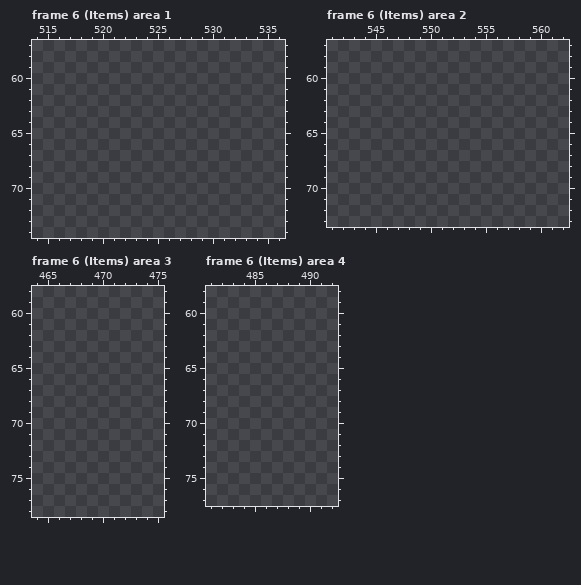
Two versions of one pixel-art file, Assets/Aseprite Files/Tower Tiles.aseprite. Above: the version before the commit.
640x360 pixels, 17 frames. Colours within 5 levels of each other are drawn and written as one. Shown: frame 6 (Items) area 1: x 514..536, y 57..74; frame 6 (Items) area 2: x 541..562, y 57..73; frame 6 (Items) area 3: x 464..475, y 58..78; frame 6 (Items) area 4: x 481..492, y 58..77. The commit also changed other frames or places, which this record leaves out.
After:
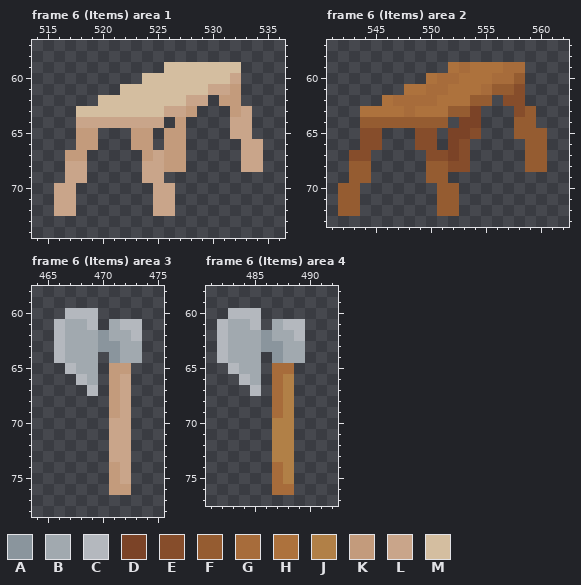
Palette (. is transparent): A #8a959d  B #a1a9af  C #b4b8be  D #7b4327  E #864d2b  F #955c31  G #a76c3b  H #ad723d  J #b18047  K #c39b7c  L #c9a58a  M #d4bea0
From old to new:
Frame 6 (Items) area 1, layer "Items/Construction_Items":
y 59: x 526..532 ....... -> MMMMMMM
y 60: x 524..532 ......... -> MMMMMMMML
y 61: x 522..532 ........... -> MMMMMMMMLLK
y 62: x 520..529 .......... -> MMMMMMMMLL; x 531..532 .. -> KK
y 63: x 518..528 ........... -> MMMMMMMMLLK; x 532..533 .. -> KL
y 64: x 518..525 ........ -> LLLLLLLL; x 527 . -> K; x 532..533 .. -> LL
y 65: x 518..519 .. -> KK; x 523..524 .. -> KK; x 526..527 .. -> KK; x 532..533 .. -> LL
y 66: x 518..519 .. -> KK; x 523..524 .. -> KK; x 526..527 .. -> KK; x 533..534 .. -> LL
y 67: x 517..518 .. -> KK; x 524..527 .... -> KLKK; x 533..534 .. -> LL
y 68: x 517..518 .. -> LL; x 524..527 .... -> LLKK; x 533..534 .. -> LL
y 69: x 517..518 .. -> LL; x 524..525 .. -> LL
y 70..72: x 516..517 .. -> LL; x 525..526 .. -> LL
Frame 6 (Items) area 2, layer "Items/Construction_Items":
y 59: x 552..558 ....... -> HGHHHGG
y 60: x 550..558 ......... -> HGGHHHGGF
y 61: x 548..558 ........... -> HHGGHHHGFFE
y 62: x 546..555 .......... -> HGGGGHHHFF; x 557..558 .. -> EE
y 63: x 544..554 ........... -> HHHHGHHHFFD; x 558..559 .. -> EF
y 64: x 544..551 ........ -> FFFFFFFF; x 553..554 .. -> DD; x 558..559 .. -> FF
y 65: x 544..545 .. -> EE; x 549..550 .. -> EE; x 552..554 ... -> DDE; x 558..560 ... -> FFF
y 66: x 544..545 .. -> EE; x 549..550 .. -> EE; x 552..553 .. -> DE; x 559..560 .. -> FF
y 67: x 543..544 .. -> EE; x 550..553 .... -> EEDE; x 559..560 .. -> FF
y 68: x 543..544 .. -> FF; x 550..553 .... -> FFEE; x 559..560 .. -> FF
y 69: x 543..544 .. -> FF; x 550..551 .. -> FF
y 70..72: x 542..543 .. -> FF; x 551..552 .. -> FF
Frame 6 (Items) area 3, layer "Items/Construction_Items":
y 60: x 467..469 ... -> CCC
y 61: x 466..469 .... -> CBBC; x 471..473 ... -> BCC
y 62: x 466..473 ........ -> CBBBABBC
y 63: x 466..473 ........ -> CBBBAABB
y 64: x 466..469 .... -> CBBB; x 471..473 ... -> ABB
y 65: x 467..469 ... -> CBB; x 471..472 .. -> KK
y 66: x 468..469 .. -> CB; x 471..472 .. -> KL
y 67: x 469 . -> C; x 471..472 .. -> KL
y 68..69: x 471..472 .. -> KL
y 70..73: x 471..472 .. -> LL
y 74..75: x 471..472 .. -> KL
y 76: x 471..472 .. -> KK
Frame 6 (Items) area 4, layer "Items/Construction_Items":
y 60: x 483..485 ... -> CCC
y 61: x 482..485 .... -> CBBC; x 487..489 ... -> BCC
y 62: x 482..489 ........ -> CBBBABBC
y 63: x 482..489 ........ -> CBBBAABB
y 64: x 482..485 .... -> CBBB; x 487..489 ... -> ABB
y 65: x 483..485 ... -> CBB; x 487..488 .. -> GG
y 66: x 484..485 .. -> CB; x 487..488 .. -> GJ
y 67: x 485 . -> C; x 487..488 .. -> GJ
y 68..69: x 487..488 .. -> GJ
y 70..73: x 487..488 .. -> JJ
y 74..75: x 487..488 .. -> GJ
y 76: x 487..488 .. -> GG
